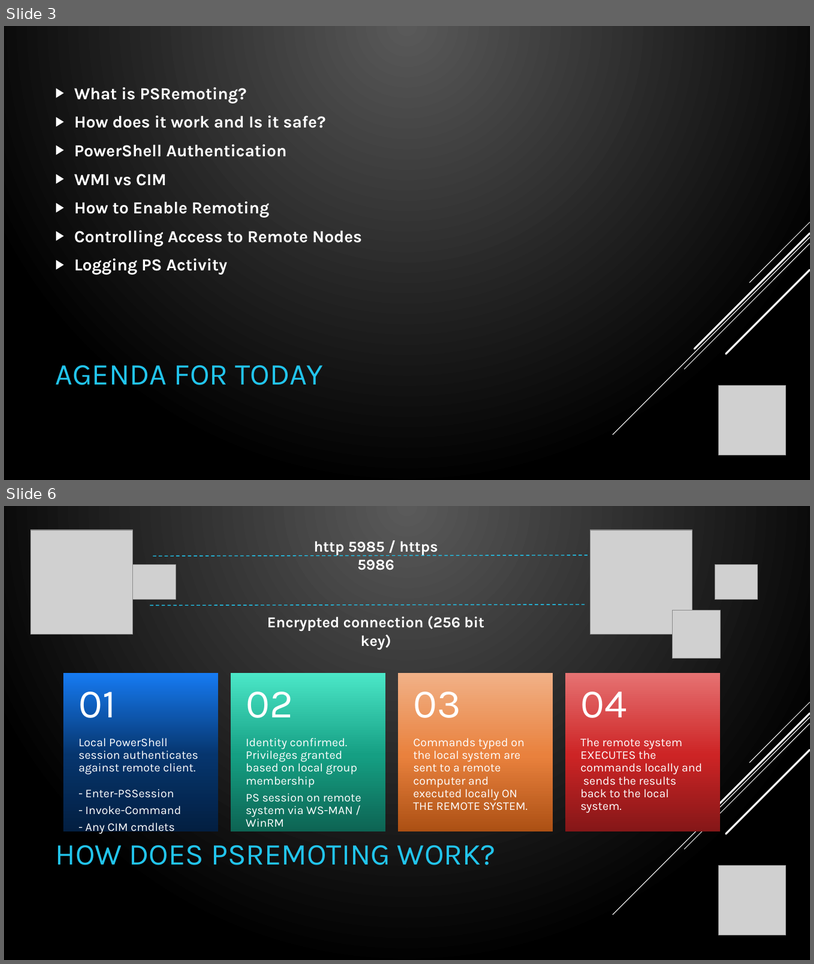
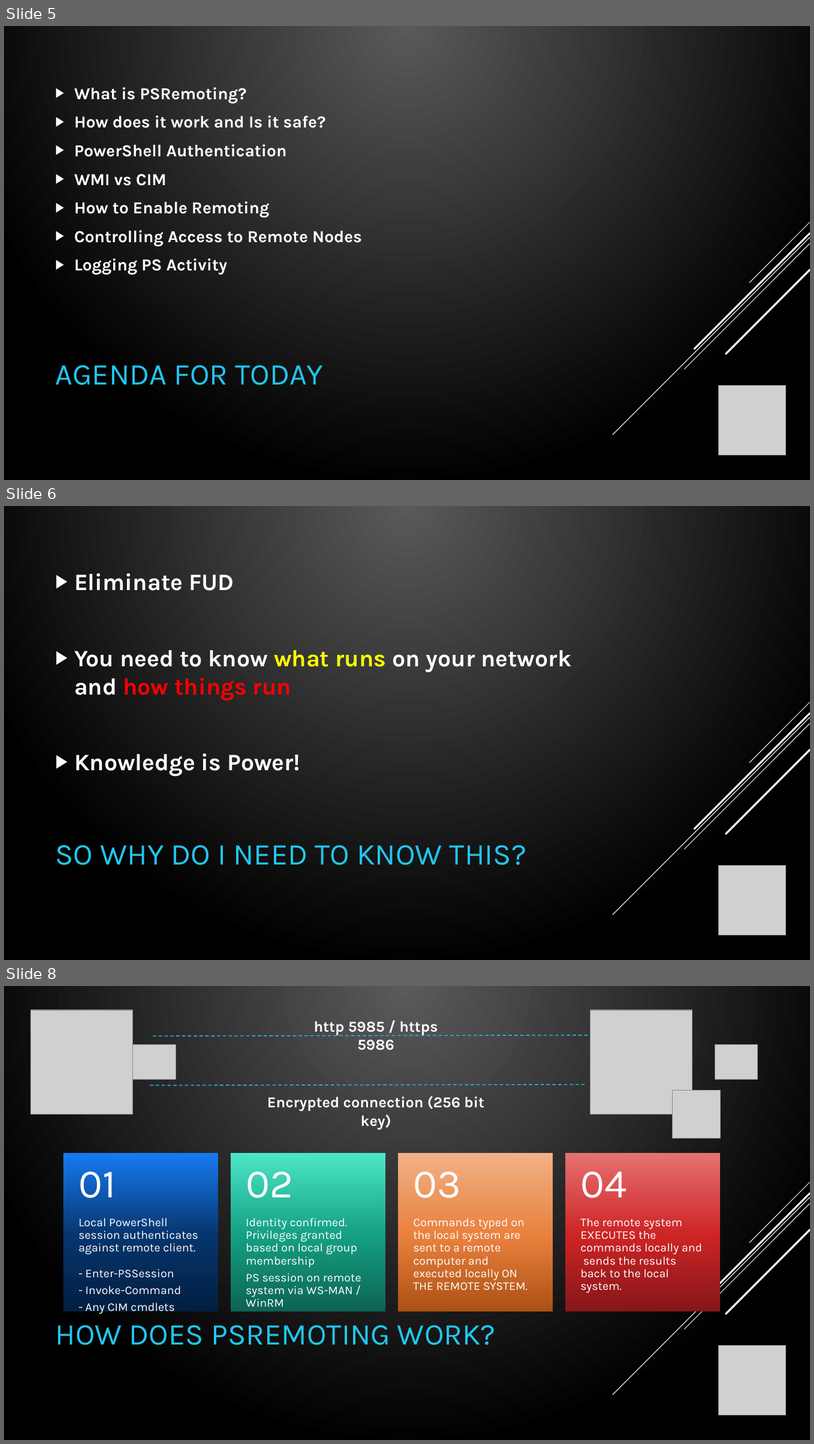
Before and after one commit to compwiz32/Presentations, a slide deck: 2019-08 PowerShell Chattanooga/PSRemoting - From 0 to Lockdown.pptx. Shown one above the other, each under a label of ours: slides 3 and 6 before the commit, slides 5, 6 and 8 after it; the slides between them are not shown. The pictures are 814x964 and 814x1444 pixels, drawn with LibreOffice and Linux fonts; fonts in the diff are those of the drawing; grey boxes stand for pictures. Boxes give left, top, right and bottom in pixels: in the first picture for what was removed or moved away, otherwise in the second. Text is boxed around its words. In the diff, an @@ line names an element or a change of style, - is before the commit and + after.

```diff
--- a/2019-08 PowerShell Chattanooga/PSRemoting - From 0 to Lockdown.pptx
+++ b/2019-08 PowerShell Chattanooga/PSRemoting - From 0 to Lockdown.pptx
@@ slide 6 added at (x1=4, y1=506, x2=810, y2=960), background gradient #595959 to #000000; not listed: 5 template elements that a slide beside it also shows @@
@@ text added at (x1=74, y1=573, x2=572, y2=776), 28 pt, text #FFFFFF, bold @@
+▶ Eliminate FUD
+▶ You need to know what runs on your network
+  and how things run
+▶ Knowledge is Power!
@@ title added at (x1=56, y1=844, x2=527, y2=865), 36 pt, text #22C5ED @@
+SO WHY DO I NEED TO KNOW THIS?
@@ picture added at (x1=719, y1=865, x2=786, y2=936) @@
@@ what was slide 3 is now slide 5 @@
@@ what was slide 6 is now slide 8 @@
```
Also in this commit, not shown: 3 slides changed, 1 other slide added.
